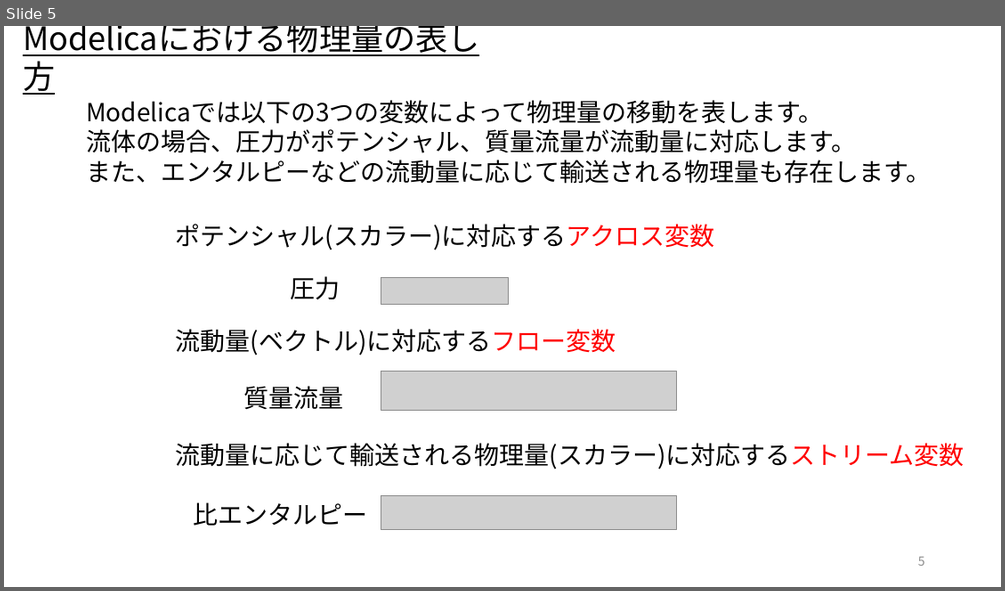
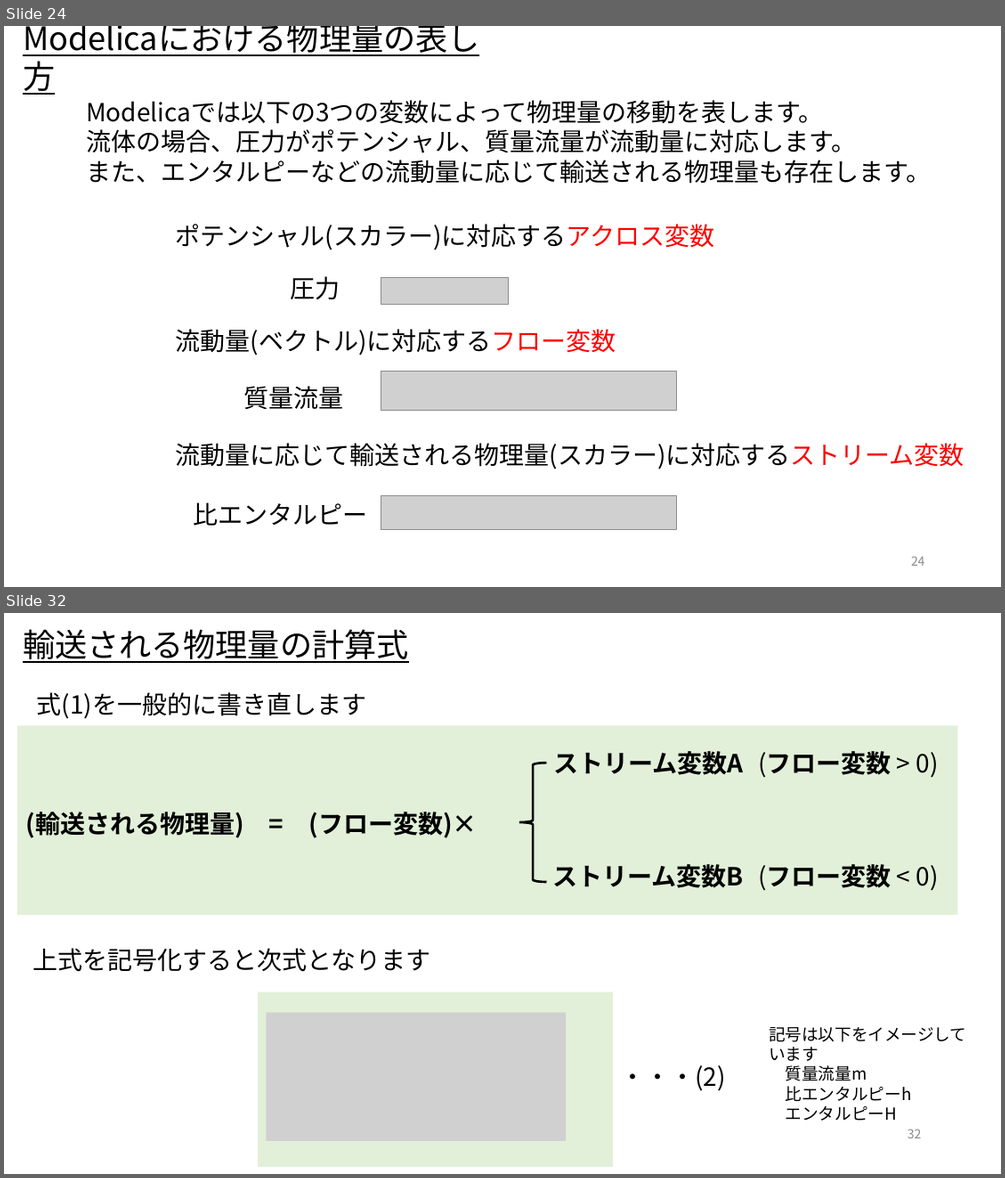
Before and after one commit to cubakija/OpenModelica_Tutorials_Ja, a slide deck: Dev/7_PhysicsDomainModel/OpenModelica_Tutorials_7_PlantModel.pptx. Shown one above the other, each under a label of ours: slide 5 before the commit, slides 24 and 32 after it; the slides between them are not shown. The pictures are 1005x591 and 1005x1178 pixels, drawn with LibreOffice and Linux fonts; fonts in the diff are those of the drawing; grey boxes stand for pictures. Boxes give left, top, right and bottom in pixels: in the first picture for what was removed or moved away, otherwise in the second. Text is boxed around its words. In the diff, an @@ line names an element or a change of style, - is before the commit and + after.

```diff
--- a/Dev/7_PhysicsDomainModel/OpenModelica_Tutorials_7_PlantModel.pptx
+++ b/Dev/7_PhysicsDomainModel/OpenModelica_Tutorials_7_PlantModel.pptx
@@ slide 32 added at box(4, 613, 1001, 1174), background #FFFFFF @@
@@ text added at box(23, 629, 408, 663), 31 pt, text #000000, underline @@
+輸送される物理量の計算式
@@ text added at box(37, 692, 366, 719), 24 pt, text #000000 @@
+式(1)を一般的に書き直します
@@ rectangle added at box(17, 725, 958, 915), fill #E2F0D9 @@
@@ left brace added at box(519, 763, 547, 882), outline #000000 2.25 pt @@
@@ text added at box(554, 751, 744, 775), 24 pt, text #000000, bold @@
+ストリーム変数A
@@ text added at box(758, 751, 938, 778), 24 pt, text #000000, bold @@
+(フロー変数 > 0)
@@ text added at box(26, 811, 477, 838), 24 pt, text #000000, bold @@
+(輸送される物理量) = (フロー変数)×
@@ text added at box(552, 864, 743, 888), 24 pt, text #000000, bold @@
+ストリーム変数B
@@ text added at box(758, 864, 938, 891), 24 pt, text #000000, bold @@
+(フロー変数 < 0)
@@ text added at box(33, 948, 431, 972), 24 pt, text #000000 @@
+上式を記号化すると次式となります
@@ rectangle added at box(259, 992, 614, 1167), fill #E2F0D9 @@
@@ picture added at box(267, 1013, 566, 1141) @@
@@ text added at box(769, 1027, 966, 1120), 16 pt, text #000000 @@
+記号は以下をイメージしています
+質量流量m
+比エンタルピーh
+エンタルピーH
@@ text added at box(620, 1065, 725, 1091), 24 pt, text #000000 @@
+・・・(2)
@@ page number added at box(907, 1128, 922, 1138), 12 pt, text #8C8C8C @@
+32
@@ what was slide 5 is now slide 24 @@
@@ page number at box(911, 556, 925, 565): text changed @@
-5
+24
```
Also in this commit, not shown: 7 slides changed, 59 other slides added, 1 slide removed.
